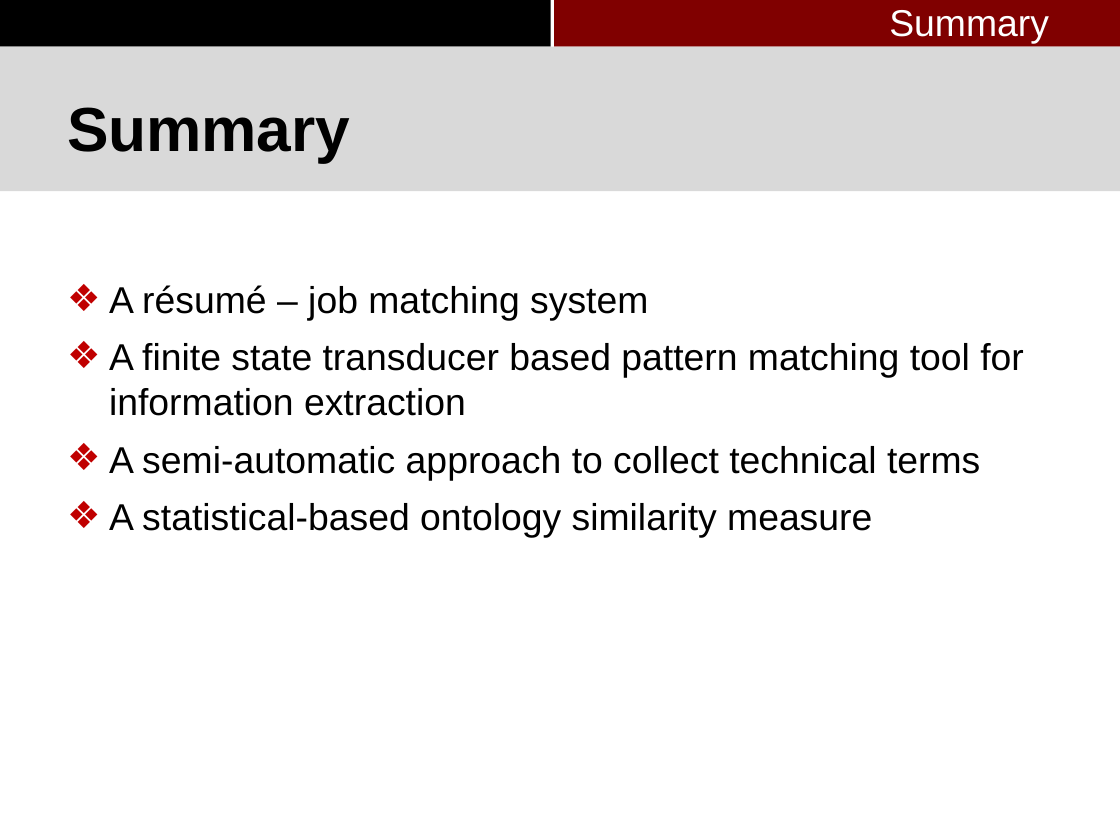
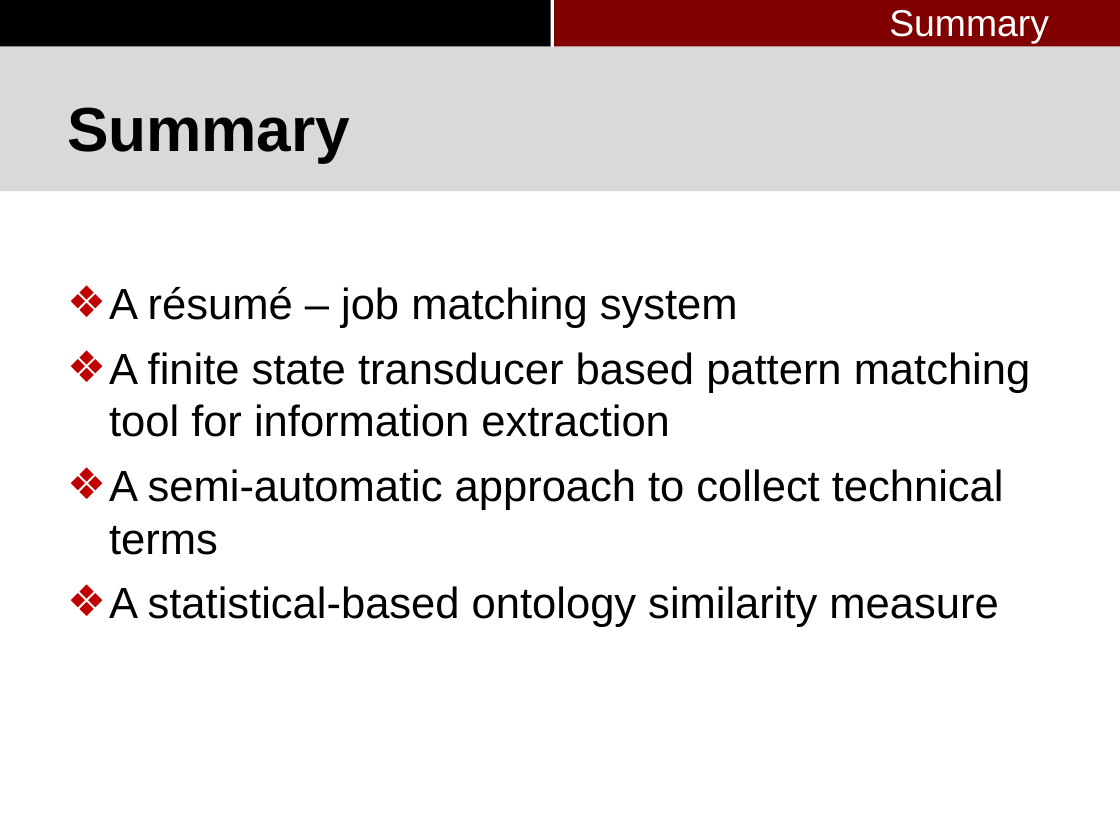
Before and after one commit to pkushiqiang/thesis, a slide deck: slide 81 of media/Master's thesis-3.pptx. Drawn at 1120x840 pixels with LibreOffice and Linux fonts; fonts in the diff are those of the drawing; background and template pictures are left out. Boxes give left, top, right and bottom in pixels: in the first picture for what was removed or moved away, otherwise in the second. Text is boxed around its words. In the diff, an @@ line names an element or a change of style, - is before the commit and + after.

```diff
--- a/media/Master's thesis-3.pptx
+++ b/media/Master's thesis-3.pptx
@@ text "A résumé – job matching ..." at [109, 287, 1031, 627]: size 24 to 28 pt @@
```
Also in this commit, not shown: 5 other slides changed, 1 other file.
